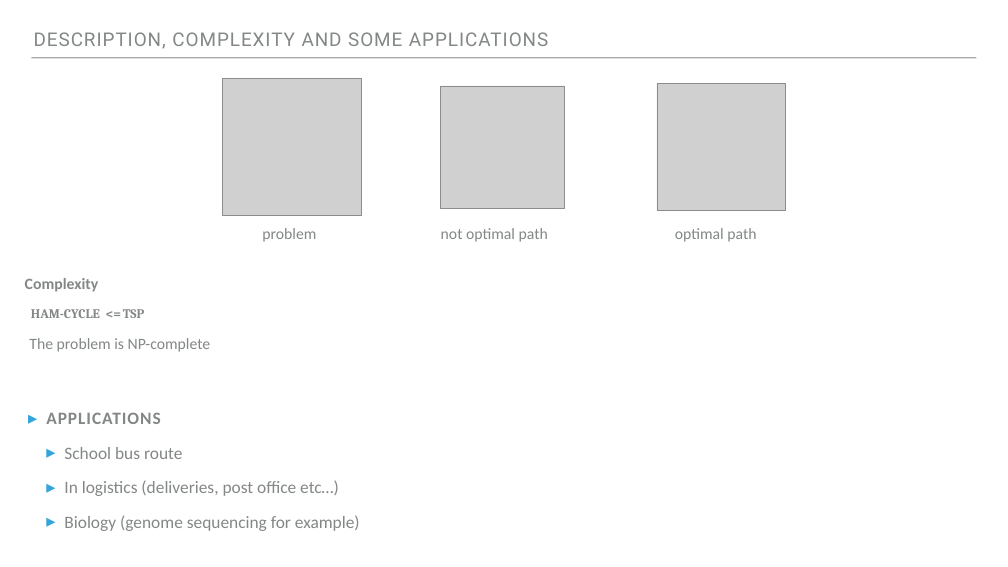
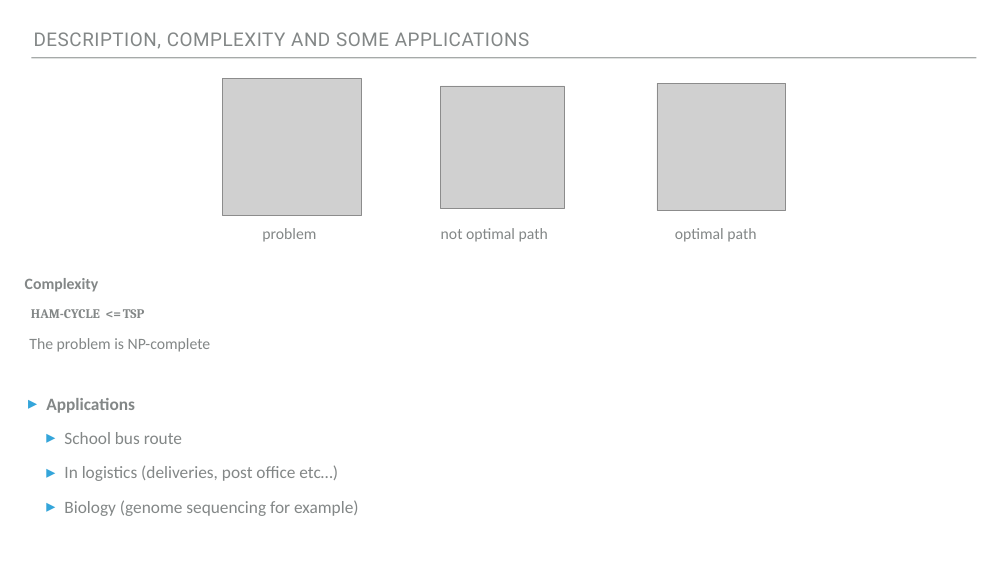
Before and after one commit to teyalite/NP-algorithm-research, a slide deck: slide 2 of Travelling Salesman - Presentation.pptx. Drawn at 1008x567 pixels with LibreOffice and Linux fonts; fonts in the diff are those of the drawing; grey boxes stand for pictures. Boxes give left, top, right and bottom in pixels: in the first picture for what was removed or moved away, otherwise in the second. Text is boxed around its words. In the diff, an @@ line names an element or a change of style, - is before the commit and + after.

```diff
--- a/Travelling Salesman - Presentation.pptx
+++ b/Travelling Salesman - Presentation.pptx
@@ text "DESCRIPTION, COMPLEXITY AND SOME APPLICATIONS" at <box>34,32,530,49</box>: letter spacing 1.8 to 1 pt @@
@@ text "Applications" at <box>46,398,359,516</box>: vertical alignment bottom to top @@
@@ text at <box>46,398,135,413</box>: text changed; size 33.1 to 33 pt @@
-▸ APPLICATIONS
+▸ Applications
@@ text at <box>64,432,359,516</box>: size 33.1 to 33 pt in "School bus route", "In logistics (deliveries, post office etc…)", "Biology (genome sequencing for example)" @@
```
Also in this commit, not shown: 5 other slides changed, 1 slide removed, 2 other files.
